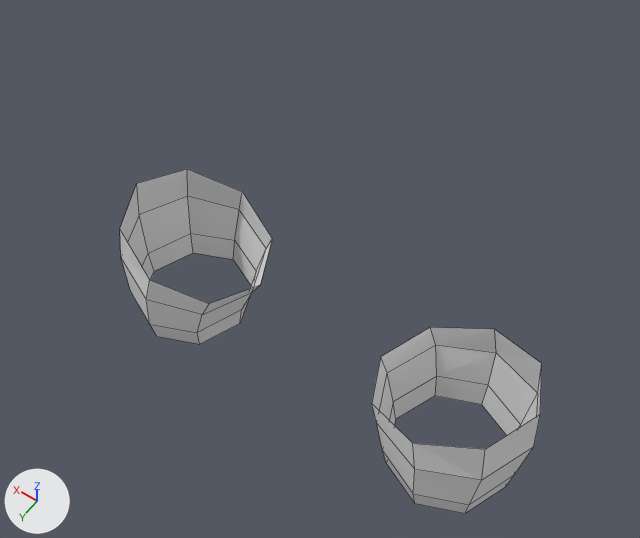
One commit to the Blender file first-stage/exercise-01/blastoise.blend: the scene before it, then after it.
The view is the same before and after, from a 50 mm lens placed at (-0.666, 0.911, 1.119), pointed at (0.021, -0.05, -0.391). Arrows for +X, +Y and +Z are at lower left; the lights stay in place. Mesh edges are drawn as thin lines.
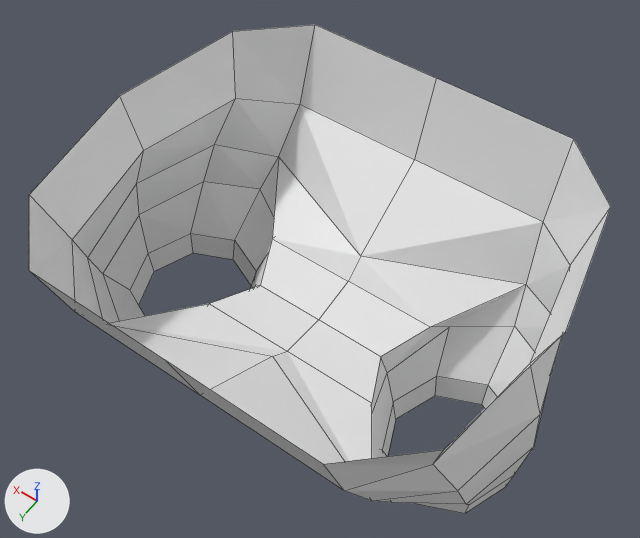
Commit message: subindo estrutura até a cintura

Location of each change, [x1, y1, x2, y2] in pixels of the pictures (640 x 538 px):
```json
{"object": "Cylinder", "change": "reshaped", "before": [120, 169, 542, 513], "after": [29, 24, 611, 513], "on screen": "38% wider, 42% taller"}
{"part": 1, "of": "me_cylinder", "change": "built on", "before": [120, 169, 542, 505], "after": [29, 24, 611, 505]}
```

Edits to the scene script, one JSON object a line:
```json
{"block": "me_cylinder", "where": "# used by ob_cylinder; location = (0.0, 0.0, 0.0)"}
{"op": "remove", "block": "me_cylinder", "code": "me_cylinder.from_pydata(...)  # 32 vertices, 24 faces; spans x 0.167..0.539, y -0.182..0.162, z -0.716..-0.403"}
{"op": "add", "block": "me_cylinder", "code": "me_cylinder.from_pydata(...)  # 51 vertices, 40 faces; spans x 0.0..0.539, y -0.452..0.42, z -0.716..-0.129"}
{"block": "me_cylinder", "change": "me_cylinder part 1"}
{"block": "me_cylinder", "change": "10 vertices move from x 0.241..0.488, y -0.182..0.16, z -0.559..-0.421 to x 0.241..0.488, y -0.328..0.296, z -0.559..-0.421"}
{"block": "me_cylinder", "change": "19 vertices are added at x 0.0..0.515, y -0.452..0.42, z -0.525..-0.129"}
{"block": "me_cylinder", "change": "16 new faces join them"}
```
